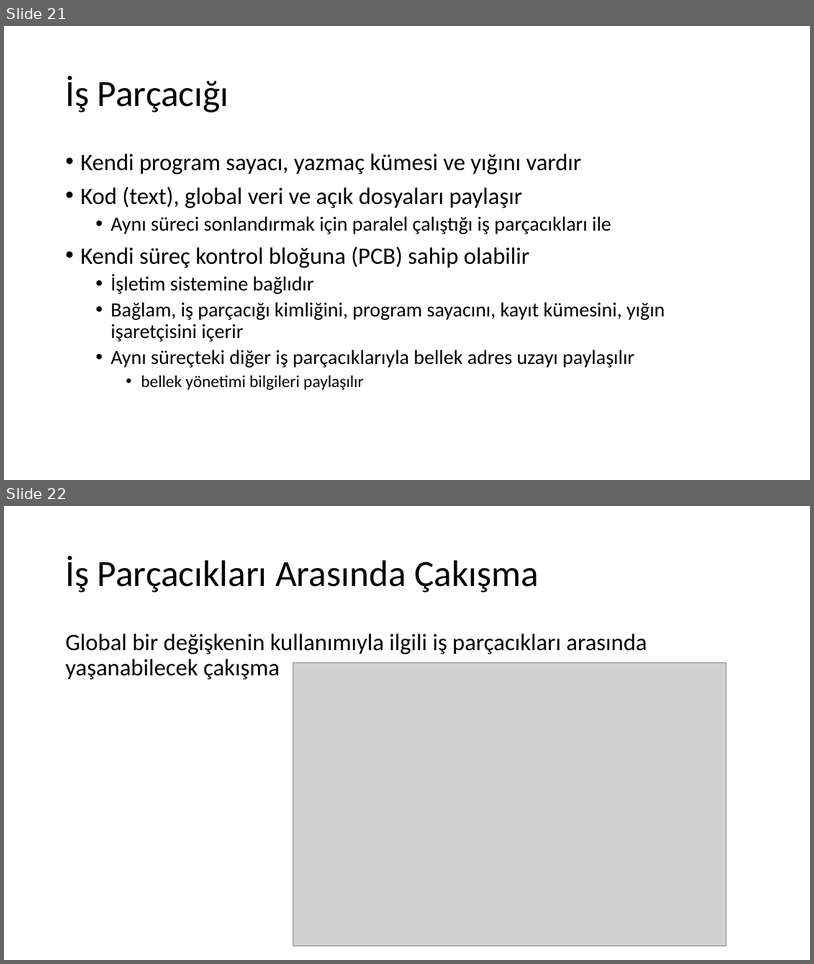
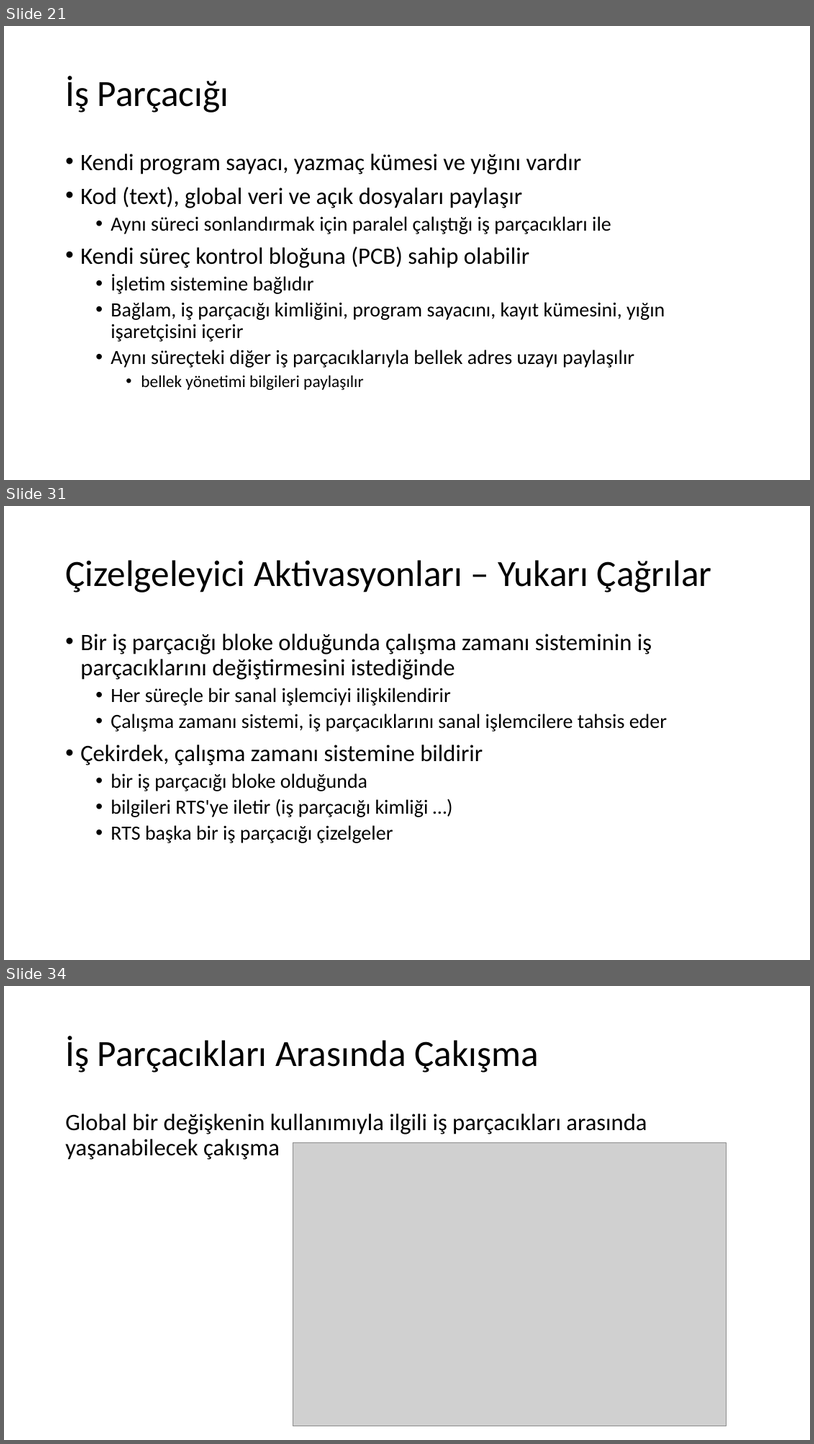
Before and after one commit to sercankulcu/sercankulcu.github.io, a slide deck: files/os/2_Bolum_2_Surecler.pptx. Shown one above the other, each under a label of ours: slides 21 and 22 before the commit, slides 21, 31 and 34 after it; the slides between them are not shown. The pictures are 814x964 and 814x1444 pixels, drawn with LibreOffice and Linux fonts; fonts in the diff are those of the drawing; grey boxes stand for pictures. Boxes give left, top, right and bottom in pixels: in the first picture for what was removed or moved away, otherwise in the second. Text is boxed around its words. In the diff, an @@ line names an element or a change of style, - is before the commit and + after.

```diff
--- a/files/os/2_Bolum_2_Surecler.pptx
+++ b/files/os/2_Bolum_2_Surecler.pptx
@@ slide 31 added at bbox=[4, 506, 810, 960], background #FFFFFF @@
@@ title added at bbox=[65, 560, 712, 592], 44 pt, text #000000 @@
+Çizelgeleyici Aktivasyonları – Yukarı Çağrılar
@@ text added at bbox=[80, 633, 667, 843], 24 pt, text #000000 @@
+• Bir iş parçacığı bloke olduğunda çalışma zamanı sisteminin iş parçacıklarını değiştirmesini istediğinde
+  • Her süreçle bir sanal işlemciyi ilişkilendirir
+  • Çalışma zamanı sistemi, iş parçacıklarını sanal işlemcilere tahsis eder
+• Çekirdek, çalışma zamanı sistemine bildirir
+  • bir iş parçacığı bloke olduğunda
+  • bilgileri RTS'ye iletir (iş parçacığı kimliği …)
+  • RTS başka bir iş parçacığı çizelgeler
@@ what was slide 22 is now slide 34 @@
```
Also in this commit, not shown: 6 slides changed, 24 other slides added, 14 slides removed, 1 other file.
